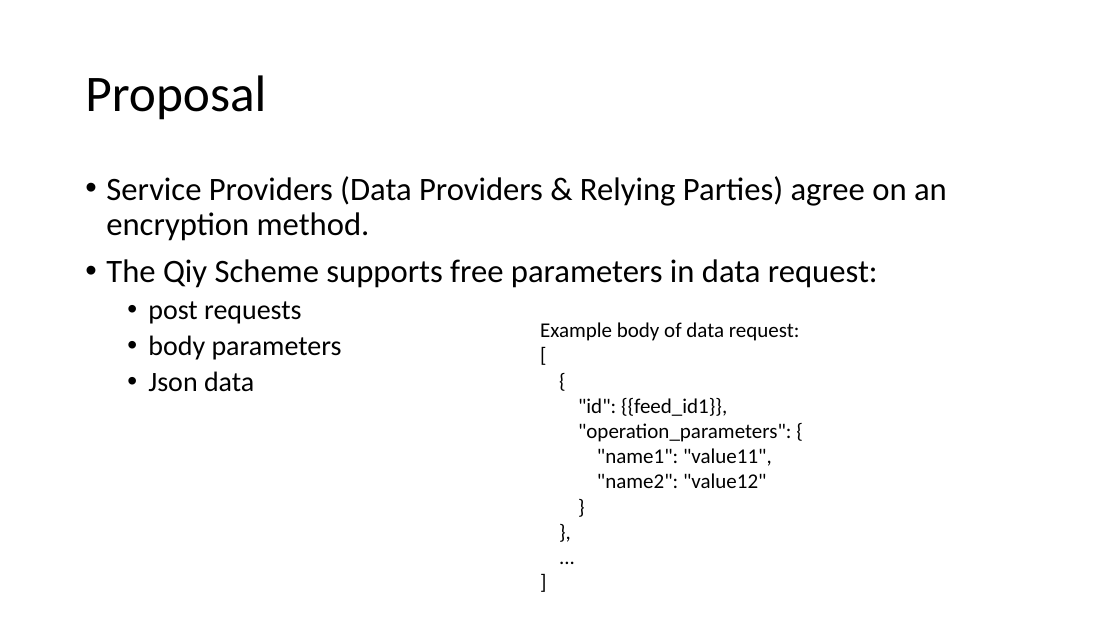
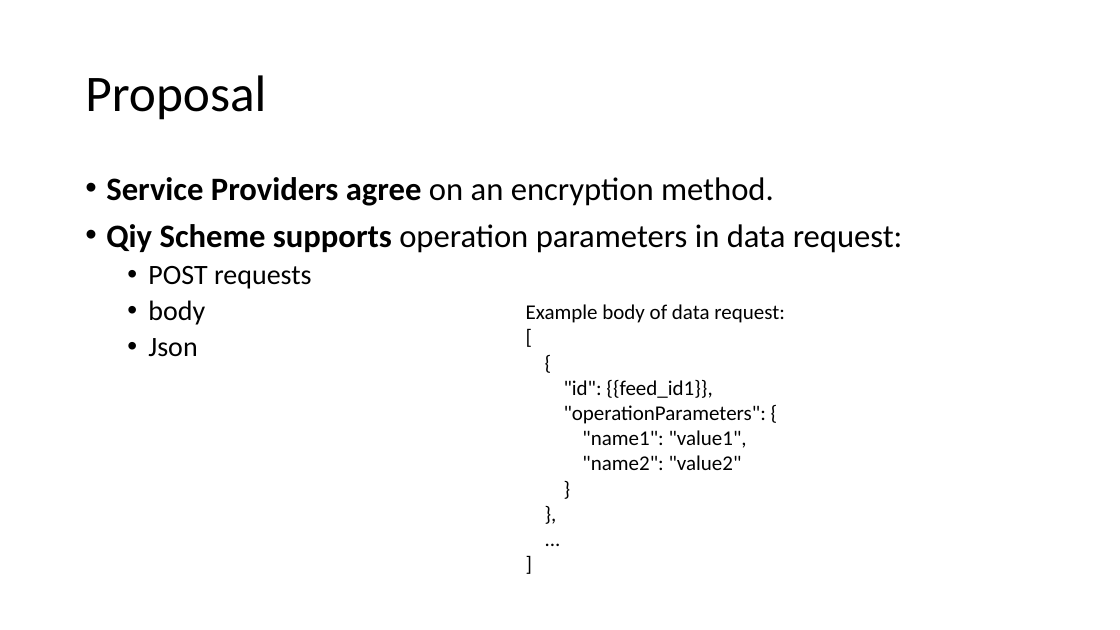
Before and after one commit to qiyfoundation/Qiy-Scheme, a slide deck: slide 6 of end-to-end encryption/QS WSFT Meeting 2019-06-09.pptx. Drawn at 1120x630 pixels with LibreOffice and Linux fonts; fonts in the diff are those of the drawing. Boxes give left, top, right and bottom in pixels: in the first picture for what was removed or moved away, otherwise in the second. Text is boxed around its words. In the diff, an @@ line names an element or a change of style, - is before the commit and + after.

```diff
--- a/end-to-end encryption/QS WSFT Meeting 2019-06-09.pptx
+++ b/end-to-end encryption/QS WSFT Meeting 2019-06-09.pptx
@@ text at (106,177,903,357): text changed @@
-• Service Providers (Data Providers & Relying Parties) agree on an encryption method.
-• The Qiy Scheme supports free parameters in data request:
-  • post requests
-  • body parameters
-  • Json data
+• Service Providers agree on an encryption method.
+• Qiy Scheme supports operation parameters in data request:
+  • POST requests
+  • body
+  • Json
@@ text "Example body of data request:": place and size @@
-text "Example body of data request:" at (540,322,800,488)
+text "Example body of data request:" at (526,304,785,470)
@@ text at (564,405,766,470): text changed @@
-"operation_parameters": {
-"name1": "value11",
-"name2": "value12"
+"operationParameters": {
+"name1": "value1",
+"name2": "value2"
```
Also in this commit, not shown: 5 other slides changed.
